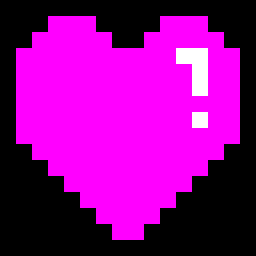
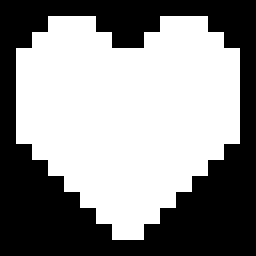
Comparing the layer stacks of the two 256 × 256 images. Changes:
renamed "heart copy" to "Visible", painted on it over <box>16,16,240,240</box>
hid "Background" over <box>16,16,240,240</box>
